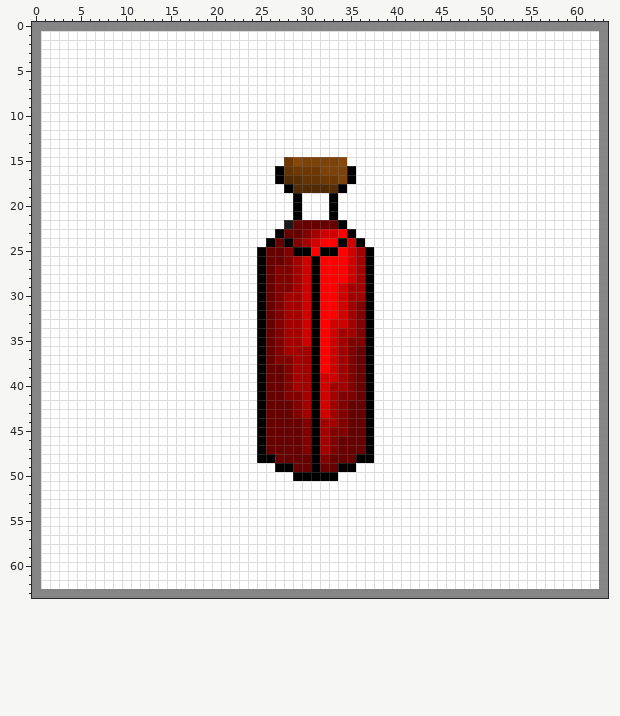
One commit to this pixel-art sprite: images/potion.png. The first picture shows the starting point.
The file is 64x64 pixels. Colours within 5 levels of each other are drawn and written as one.
Once edited:
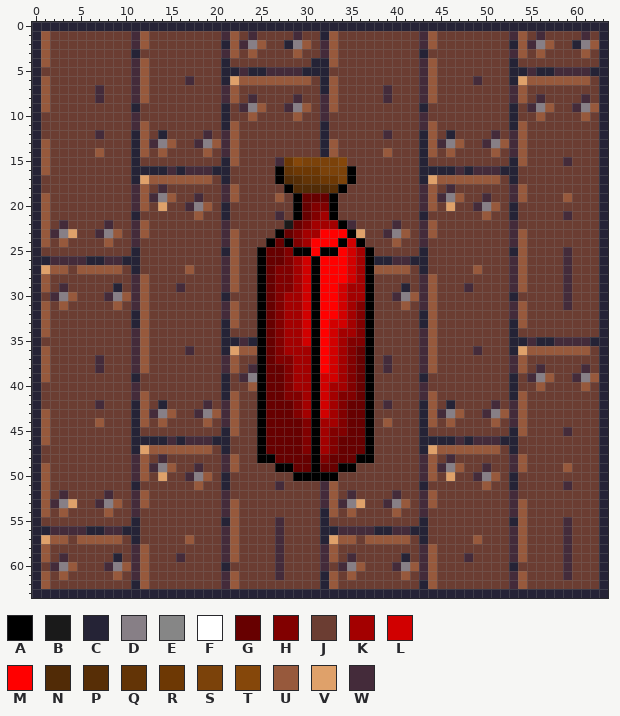
Palette (. is transparent): A #000000  B #1a1a1a  C #252336  D #877f86  E #868686  F #ffffff  G #670000  H #810000  J #6b3d32  K #a30000  L #d10000  M #ff0000  N #512b06  P #572e06  Q #633406  R #6d3804  S #7b420a  T #85470a  U #97593c  V #dfa16a  W #442b3a
Changes in this commit:
Changed rows in their new state; - is an unchanged pixel.
first column x 0:
 0 CCCCCCCCCCCCCCCCCCCCCCCCCCCCCCCCCCCCCCCCCCCCCCCCCCCCCCCCCCCCCCCC
 1 CUJJJJJJJJJWUJJJJJJJJWUJWJJJJWJJCUJJJJJJJJJWUJJJJJJJJWUJWJJJJWJC
 2 CUJJJJJJJJJWUJJJJJJJJCUWDUJJCDUJWUJJJJJJJJJWUJJJJJJJJCUWDUJJCDUC
 3 CUJJJJJJJJJCJJJJJJJJJWUJUJJJJUJJWUJJJJJJJJJCJJJJJJJJJWUJUJJJJUJC
 4 CUJJJJJJJJJWUJJJJJJJJCJJJJJJJJJCCUJJJJJJJJJWUJJJJJJJJCJJJJJJJJJC
 5 CJJJJJJJJJJWUJJJJJJJJCCWCCWWWWCCCJJJJJJJJJJWUJJJJJJJJCCWCCWWWWCC
 6 CUJJJJJJJJJWUJJJJWJJJCVUUUUUUUUJCUJJJJJJJJJWUJJJJWJJJCVUUUUUUUJC
 7 CUJJJJJWJJJWUJJJJJJJJWUJJJJJJJJJCUJJJJJWJJJWUJJJJJJJJWUJJJJJJJJC
 8 CUJJJJJWJJJWUJJJJJJJJWUJWJJJJWJJWUJJJJJWJJJWUJJJJJJJJWUJWJJJJWJC
 9 CUJJJJJJJJJCJJJJJJJJJCJWDUJJWDUJWUJJJJJJJJJCJJJJJJJJJCJWDUJJWDUC
10 CJJJJJJJJJJWJJJJJJJJJCJJUJJJJUJJWJJJJJJJJJJWJJJJJJJJJCJJUJJJJUJC
11 CJJJJJJJJJJWUJJJJJJJJCUJJJJJJJJJCJJJJJJJJJJWUJJJJJJJJCUJJJJJJJJC
12 CJJJJJJWJJJCUJCJJJJWJWUJJJJJJJJJCJJJJJJWJJJCUJCJJJJWJWUJJJJJJJJC
13 CUJJJJJJJJJCUWDUJJWDUWUJJJJJJJJJCUJJJJJJJJJCUWDUJJWDUWUJJJJJJJJC
14 CUJJJJJUJJJCUJUJJJJUJWUJJJJJJJJJCUJJJJJUJJJCUJUJJJJUJWUJJJJJJJJC
15 CUJJJJJJJJJCJJJJJJJJJCUJJJJW-------JJJJJJJJCJJJJJJJJJCUJJJJWJJJC
16 CUJJJJJJJJJCCCCWCWWWCCJJJJJ---------JJJJJJJCCCCWCWWWCCJJJJJJJJJC
17 CJJJJJJJJJJCVUUUUUUUJCJJJJJ---------JJJJJJJCVUUUUUUUJCJJJJJJJJJC
18 CJJJJJJJJJJWUJWJJJJJJWUJJJJJ-------JJJJJJJJWUJWJJJJJJWUJJJJJJJJC
19 CUJJJJJJJJJWUWDUJJWJJWUJJJJUJ-GGG-JJJJJJJJJWUWDUJJWJJWUJJJJUJJJC
20 CUJJJJJJJJJWUJVJJWDUJCJJJJJJJ-GHH-JJJJJJJJJWUJVJJWDUJCJJJJJJJJJC
21 CUJJJJJJJJJCJJJJJJUJJCJJJJJWJ-GHK-JJJJJJJJJCJJJJJJUJJCJJJJJWJJJC
22 CUJWJJJJWJJWUJJJJJJJJWJJJJJJ--HKKK-WJJJJWJJWUJJJJJJJJWJJJJJJJJJC
23 CUWDVJJWDUJWUJJJJJJJJWUJJJJ--HK-MM--VJJWDUJWUJJJJJJJJWUJJJJJJJJC
24 CUJUJJJJUJJWJJJJJJJJJWUJJJ-----M-----JJJUJJWJJJJJJJJJWUJJJJJJJJC
25 CJJJJJJJJJJCJJJJJJJJJCUJJ-------------JJJJJCJJJJJJJJJCUJJJJWJJJC
26 CCWWWWCCWWCCJJJJJJJJJWUJJ-------------CCWWCCJJJJJJJJJWUJJJJWJJJC
27 CVUUJUUUUUJCJJJJJUJJJWUJJ-------------UUUUJCJJJJJUJJJWUJJJJWJJJC
28 CUJJJJJJJJJWUJJJJJJJJWUJJ-------------JJJJJWUJJJJJJJJWUJJJJWJJJC
29 CUJWJJJJJCJWUJJJWJJJJWUJJ-------------JJJCJWUJJJWJJJJWUJJJJWJJJC
30 CJWDUJJJWDUWUJJJJJJJJCJJJ-------------JJWDUWUJJJJJJJJCJJJJJWJJJC
31 CUJUJJJJJUJWUJJJJJJJJWUJJ-------------JJJUJWUJJJJJJJJWUJJJJWJJJC
32 CUJJJJJJJJJCUJJJJJJJJWUJJ-------------JJJJJCUJJJJJJJJWUJJJJJJJJC
33 CUJJJJJJJJJCUJJJJJJJJCUJJ-------------JJJJJCUJJJJJJJJCUJJJJJJJJC
34 CUJJJJJJJJJWUJJJJJJJJCJJJ-------------JJJJJWUJJJJJJJJCJJJJJJJJJC
35 CJJJJJJJJJJWUJJJJJJJJCCWC-------------JJJJJWUJJJJJJJJCCWCCWWWWCC
36 CUJJJJJJJJJWUJJJJWJJJCVUU-------------JJJJJWUJJJJWJJJCVUUUUUUUJC
37 CUJJJJJWJJJWUJJJJJJJJWUJJ-------------JWJJJWUJJJJJJJJWUJJJJJJJJC
38 CUJJJJJWJJJWUJJJJJJJJWUJW-------------JWJJJWUJJJJJJJJWUJWJJJJWJC
39 CUJJJJJJJJJCJJJJJJJJJCJWD-------------JJJJJCJJJJJJJJJCJWDUJJWDUC
40 CJJJJJJJJJJWJJJJJJJJJCJJU-------------JJJJJWJJJJJJJJJCJJUJJJJUJC
41 CJJJJJJJJJJWUJJJJJJJJCUJJ-------------JJJJJWUJJJJJJJJCUJJJJJJJJC
42 CJJJJJJWJJJCUJCJJJJWJWUJJ-------------JWJJJCUJCJJJJWJWUJJJJJJJJC
43 CUJJJJJJJJJCUWDUJJWDUWUJJ-------------JJJJJCUWDUJJWDUWUJJJJJJJJC
44 CUJJJJJUJJJCUJUJJJJUJWUJJ-------------JUJJJCUJUJJJJUJWUJJJJJJJJC
45 CUJJJJJJJJJCJJJJJJJJJCUJJ-------------JJJJJCJJJJJJJJJCUJJJJWJJJC
46 CUJJJJJJJJJCCCCWCWWWCCJJJ-------------JJJJJCCCCWCWWWCCJJJJJJJJJC
47 CJJJJJJJJJJCVUUUUUUUJCJJJ-------------JJJJJCVUUUUUUUJCJJJJJJJJJC
48 CJJJJJJJJJJWUJWJJJJJJWUJJ-------------JJJJJWUJWJJJJJJWUJJJJJJJJC
49 CUJJJJJJJJJWUWDUJJWJJWUJJJJ---------JJJJJJJWUWDUJJWJJWUJJJJUJJJC
50 CUJJJJJJJJJWUJVJJWDUJCJJJJJJJ-----JJJJJJJJJWUJVJJWDUJCJJJJJJJJJC
51 CUJJJJJJJJJCJJJJJJUJJCJJJJJWJJJJWUJJJJJJJJJCJJJJJJUJJCJJJJJWJJJC
52 CUJWJJJJWJJWUJJJJJJJJWJJJJJJJJJJWUJWJJJJWJJWUJJJJJJJJWJJJJJJJJJC
53 CUWDVJJWDUJWUJJJJJJJJWUJJJJJJJJJWUWDVJJWDUJWUJJJJJJJJWUJJJJJJJJC
54 CUJUJJJJUJJWJJJJJJJJJWUJJJJJJJJJCUJUJJJJUJJWJJJJJJJJJWUJJJJJJJJC
55 CJJJJJJJJJJCJJJJJJJJJCUJJJJWJJJJCJJJJJJJJJJCJJJJJJJJJCUJJJJWJJJC
56 CCWWWWCCWWCCJJJJJJJJJWUJJJJWJJJJCCWWWWCCWWCCJJJJJJJJJWUJJJJWJJJC
57 CVUUJUUUUUJCJJJJJUJJJWUJJJJWJJJJCVUUJUUUUUJCJJJJJUJJJWUJJJJWJJJC
58 CUJJJJJJJJJWUJJJJJJJJWUJJJJWJJJJWUJJJJJJJJJWUJJJJJJJJWUJJJJWJJJC
59 CUJWJJJJJCJWUJJJWJJJJWUJJJJWJJJJWUJWJJJJJCJWUJJJWJJJJWUJJJJWJJJC
60 CJWDUJJJWDUWUJJJJJJJJCJJJJJWJJJJWJWDUJJJWDUWUJJJJJJJJCJJJJJWJJJC
61 CUJUJJJJJUJWUJJJJJJJJWUJJJJWJJJJCUJUJJJJJUJWUJJJJJJJJWUJJJJWJJJC
62 CUJJJJJJJJJCUJJJJJJJJWUJJJJJJJJJCUJJJJJJJJJCUJJJJJJJJWUJJJJJJJJC
63 CCCCCCCCCCCCCCCCCCCCCCCCCCCCCCCCCCCCCCCCCCCCCCCCCCCCCCCCCCCCCCCC
Where, in picture pixels (left, top, right, bottom), the same in both pictures:
changed: (32, 22, 608, 598)
